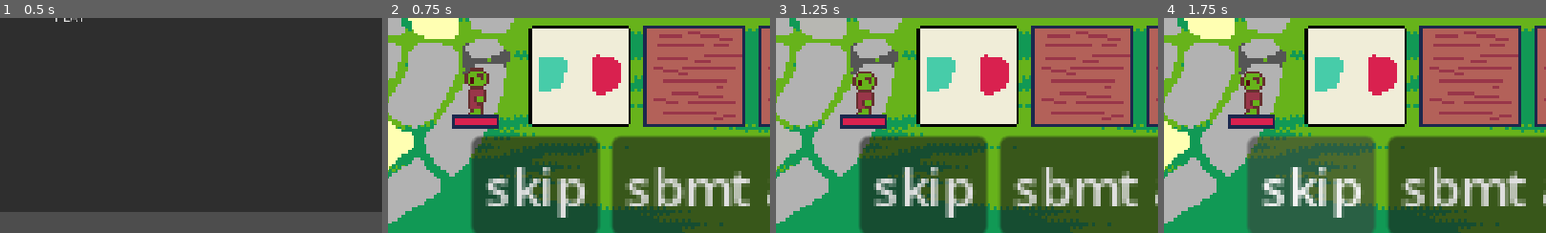
Above: before the commit, frames 1-4 (left to right).
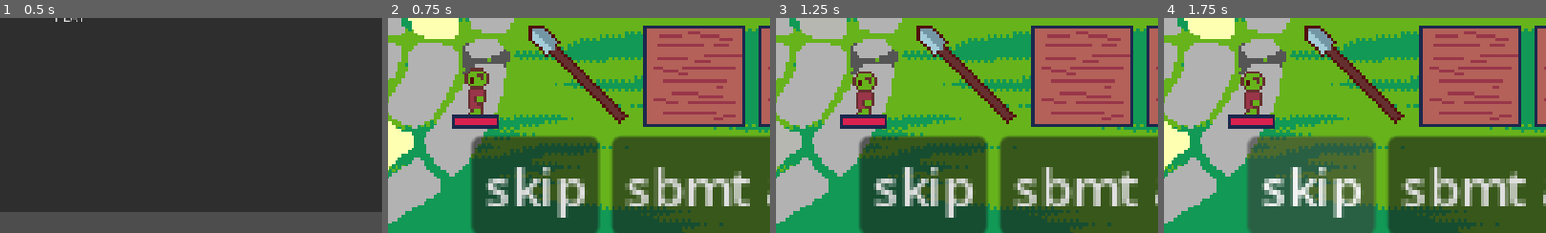
Above: after the commit, the same moments.

Repository: theophylaktos/sanocho-ygda-jam-2026
Game: Godot game, scene res://main_menu/main_menu.tscn
The game is run twice, just before and just after one commit, with the same random seed, the same clock (stepped at 60 frames per second) and the same inputs.
Inputs:
- Up to frame 1 (0.5 s): no input
- Up to frame 2 (0.75 s): click "PLAY" at 0.5 s
- Up to frame 3 (1.25 s): no input
- Up to frame 4 (1.75 s): click "skip" at 1.25 s
The pictures show only the part of the screen within x 37-87%, y 46-96%; the shares and areas given below are measured in that part.

Frame 1 is identical in both runs. In frame 2, 13% of the frame differs, in the area x 36-64%, y 3-51%; in frame 3, 13%; in frame 4, 13%.

Commit message:
attack icons now sort of exist

Diff:
--- a/main/ui.gd
+++ b/main/ui.gd
@@ -10,13 +10,13 @@
 const attack_icon_used = preload("uid://wsslysm1iufd")
 
 var attack_icons: Dictionary = {
-	"all_diagonals": preload("uid://dncfsm8ae3hpp"),
-	"all_horizontals": preload("uid://wbgcybg6wl7w"),
-	"attack2": preload("uid://gvjrsb5poe8o"),
-	"attack4": preload("uid://nblycygllhr7"),
-	"attack": preload("uid://b4fj23dssqgx4"),
-	"diagonal": preload("uid://bsmxo5kxe8e4u"),
-	"knight": preload("uid://vkx6oum5e4pm"),
+	"diagonal": preload("uid://d30hood7b3jia"),
+	"attack2": preload("uid://bwn8ypto7o7jl"),
+	"attack4": preload("uid://ddlottmvshgpf"),
+	"knight": preload("uid://c2hshq4wc3crf"),
+	"all_diagonals": null,
+	"all_horizontals": null,
+	"attack": null,
 }
 
 func _ready() -> void:
--- a/shop/shop.gd
+++ b/shop/shop.gd
@@ -4,18 +4,18 @@
 var items_had: Array[bool]
 
 var textures: Dictionary = {
-	"Heal": preload("uid://o37gts8apes7"),
-	"Add Heart": null,
-	"Add Attack": null,
-	"More Damage": null,
-	"Add Movement": null,
-	"diagonal": preload("uid://bwn8ypto7o7jl"),
-	"attack2": "",
+	"Heal 2": preload("uid://c822q0w7pcwgj"),
+	"Add Heart": preload("uid://bhut60woybcnx"),
+	"Add Attack": preload("uid://68rolvwokb64"),
+	"More Damage": preload("uid://b04xm6fdq5o5l"),
+	"Add Movement": preload("uid://bga5uw67eyhr1"),
+	"diagonal": preload("uid://d30hood7b3jia"),
+	"attack2": preload("uid://bwn8ypto7o7jl"),
 	"attack4": preload("uid://ddlottmvshgpf"),
-	"knight": null,
+	"knight": preload("uid://c2hshq4wc3crf"),
 	"all_diagonals": null,
 	"all_horizontals": null,
-	"attack": preload("uid://d30hood7b3jia"),
+	"attack": null,
 }
 
 ## array of valid items to sell in a shop: valid=false
